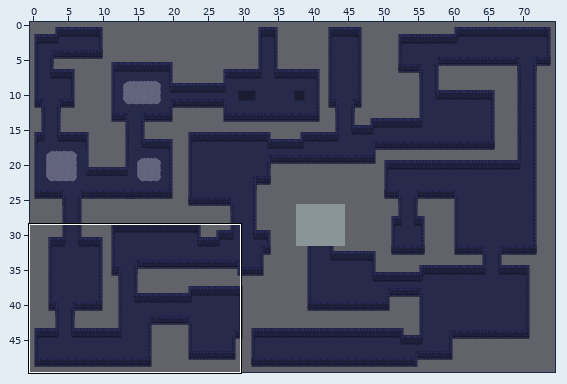
Tiled map, stored at assets/level.tmx. The first picture is a wide view before the edit; the outline marks the close-up.
Close-up. Old version:
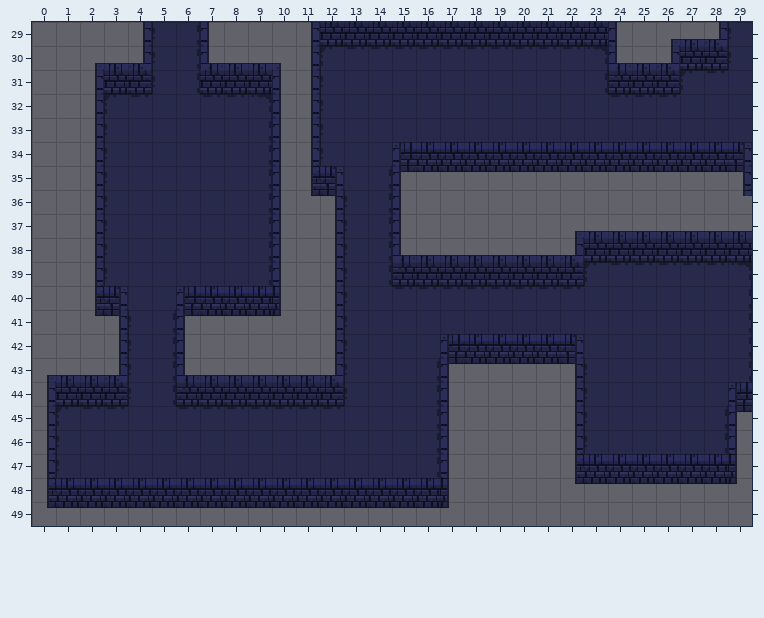
Cells are 16x16 px. Shown: x 0..29, y 29..49. The commit also changed other parts of the map, which this record leaves out. Tiles whose own drawing changed are shown in their newer look in all pictures.
And afterwards:
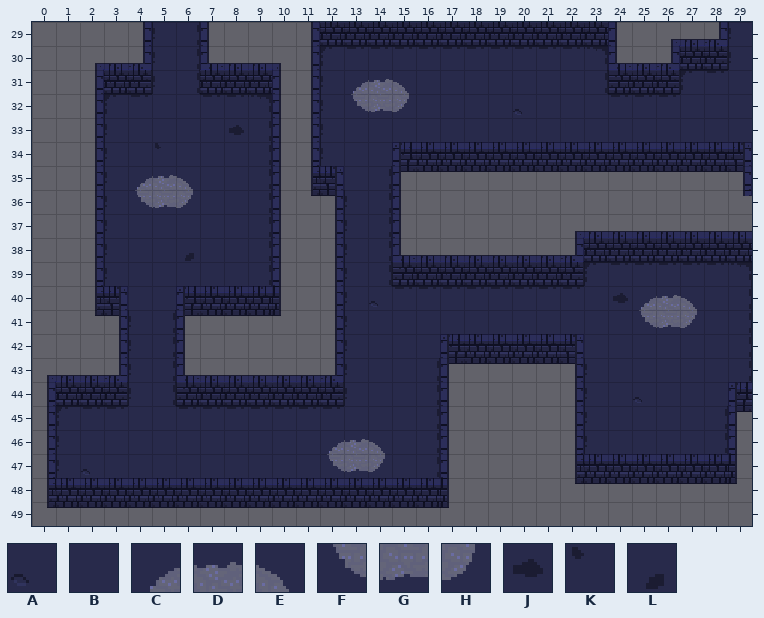
Key: from "default": A 2, B 33, C 64, D 65, E 66, F 96, G 97, H 98, J 112, K 113, L 114.
_ is an empty cell.
What changed:
Layer "background":
Tile B gives way to tile A in row 32 at x 20; in row 40 at x 14; in row 44 at x 25; in row 47 at x 2.
Tile B gives way to tile C in row 31 at x 13; in row 35 at x 4; in row 40 at x 25; in row 46 at x 12.
Tile B gives way to tile D in row 31 at x 14; in row 35 at x 5; in row 40 at x 26; in row 46 at x 13.
Tile B gives way to tile E in row 31 at x 15; in row 35 at x 6; in row 40 at x 27; in row 46 at x 14.
Tile B gives way to tile F in row 32 at x 13; in row 36 at x 4; in row 41 at x 25; in row 47 at x 12.
Tile B gives way to tile G in row 32 at x 14; in row 36 at x 5; in row 41 at x 26; in row 47 at x 13.
Tile B gives way to tile H in row 32 at x 15; in row 36 at x 6; in row 41 at x 27; in row 47 at x 14.
Tile B gives way to tile J in row 33 at x 8; in row 40 at x 24.
Tile B gives way to tile K in row 34 at x 5.
Tile B gives way to tile L in row 38 at x 6.
